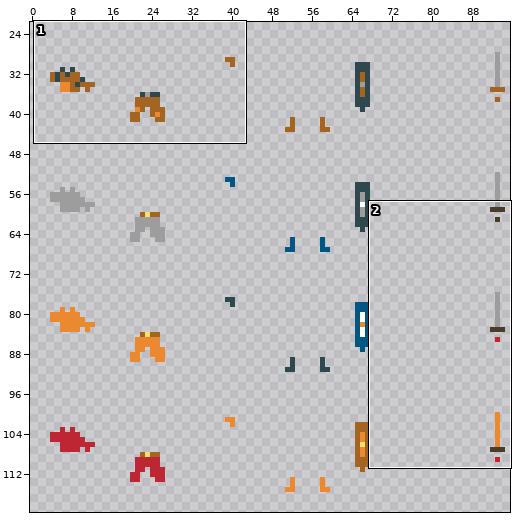
A sprite sheet gets an edit: images/equipment_fighter.png. Above: a wide view before the commit, with the close-up outlined.
Close-up. Before the edit:
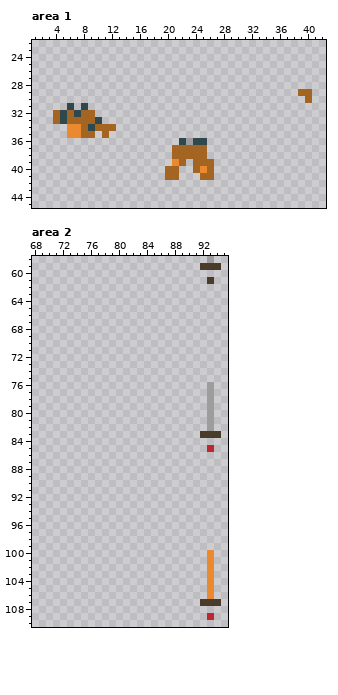
The file is 288x360 pixels, drawn in blocks of 3x3; one block is one cell here. Shown: area 1: x 1..42, y 22..45; area 2: x 68..95, y 58..110. The wide view leaves out empty margins.
Once edited:
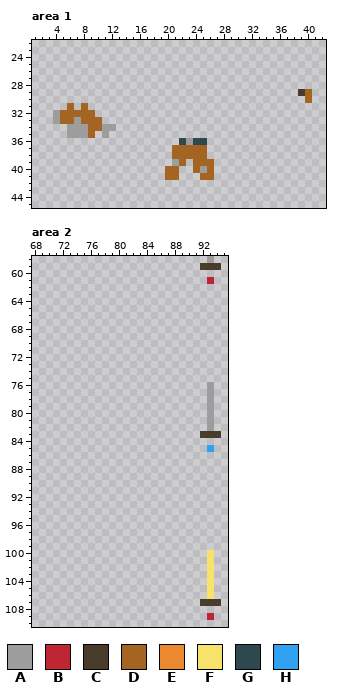
Palette (. is transparent): A #9d9d9d  B #be2633  C #493c2b  D #a46422  E #eb8931  F #f7e26b  G #2f484e  H #31a2f2
From old to new:
--- area 1
@@ x 1..42 @@
 28 ..........................................
-29 ......................................DD..
+29 ......................................CD..
 30 .......................................D..
-31 .....G.G..................................
-32 ...DGDGDD.................................
-33 ...DGDDDDG................................
-34 .....EEDGDDD..............................
-35 .....EEDD.D...............................
+31 .....D.D..................................
+32 ...ADDDDD.................................
+33 ...ADDADDD................................
+34 .....AAADDAA..............................
+35 .....AAAD.A...............................
 36 .....................GAGG.................
@@ x 19..27 @@
 38 ..DDDDD..
-39 ..ED.DDD.
-40 .DD..DED.
+39 ..AD.DDD.
+40 .DD..DAD.
 41 .DD...DD.
--- area 2
@@ x 91..95 @@
  60 .....
- 61 ..C..
+ 61 ..B..
  62 .....
@@ x 91..95 @@
  84 .....
- 85 ..B..
+ 85 ..H..
  86 .....
@@ x 91..95 @@
  99 .....
-100 ..E..
-101 ..E..
-102 ..E..
-103 ..E..
-104 ..E..
-105 ..E..
-106 ..E..
+100 ..F..
+101 ..F..
+102 ..F..
+103 ..F..
+104 ..F..
+105 ..F..
+106 ..F..
 107 .CCC.
Boxes around the changes in both close-ups, in picture pixels (x1, y1, x2, y2):
changed: (298, 89, 305, 96)
changed: (53, 103, 116, 138)
changed: (172, 159, 179, 166)
changed: (200, 166, 207, 173)
changed: (207, 277, 214, 284)
changed: (207, 445, 214, 452)
changed: (207, 550, 214, 599)
